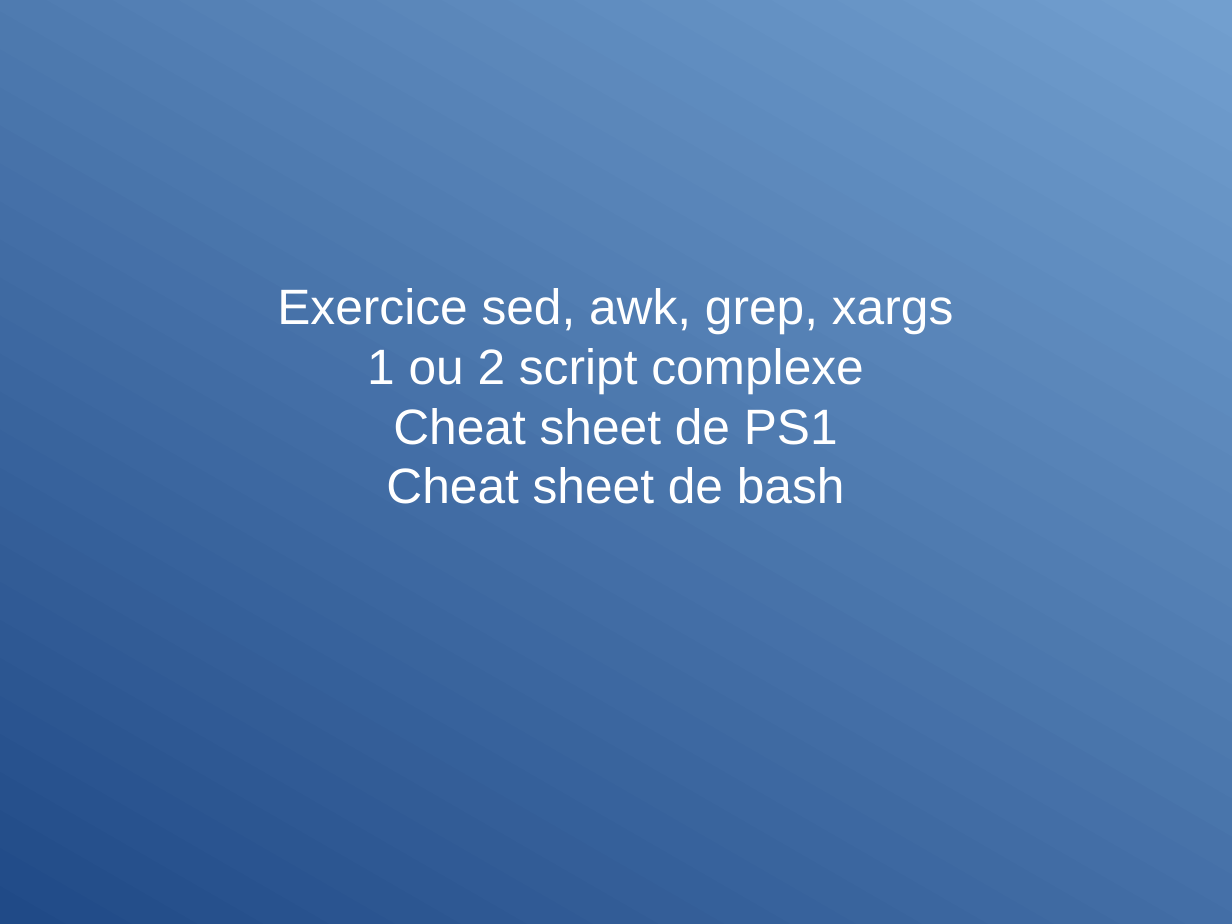
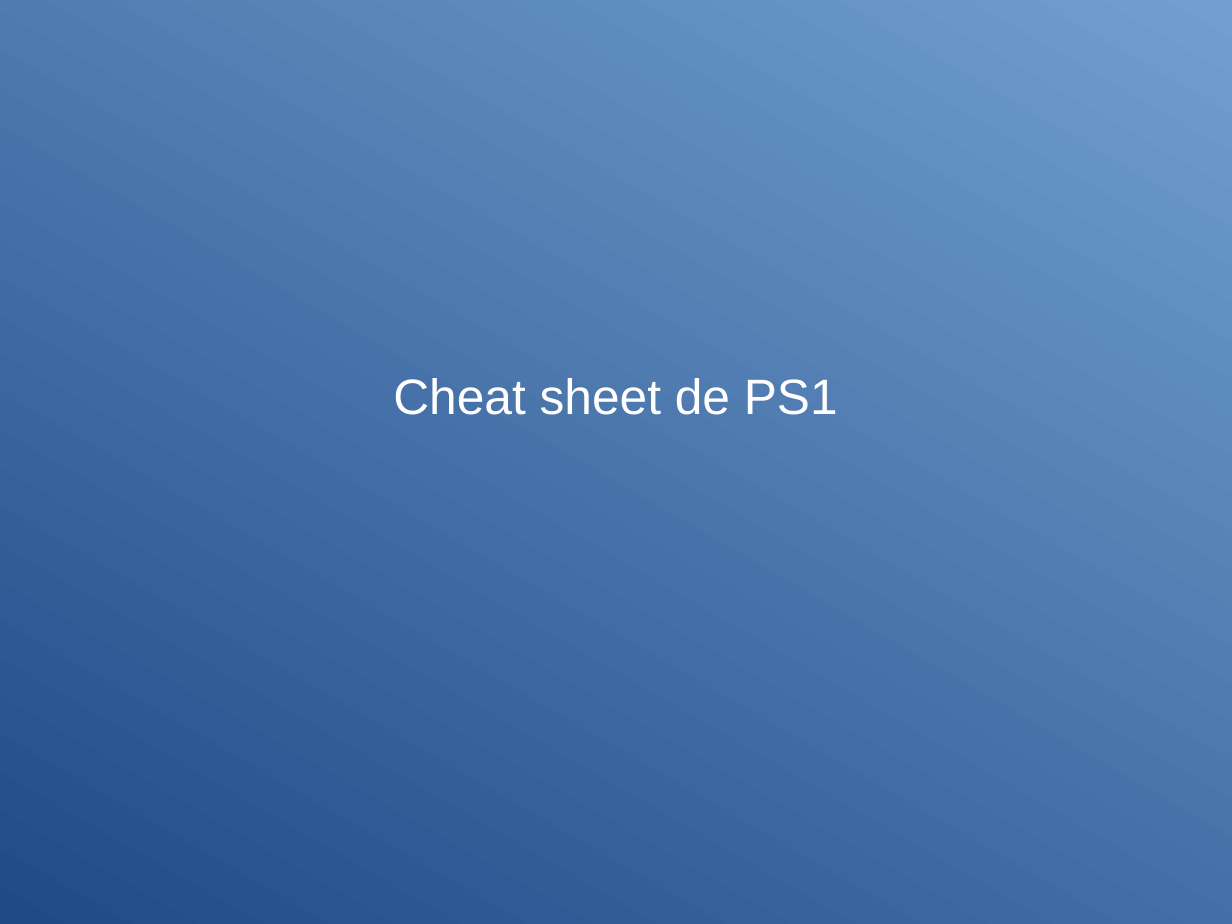
Before and after one commit to Clibre/An-introduction-to-bash, a slide deck: slide 117 of presentation.odp. Drawn at 1232x924 pixels with LibreOffice and Linux fonts; fonts in the diff are those of the drawing. Boxes give left, top, right and bottom in pixels: in the first picture for what was removed or moved away, otherwise in the second. Text is boxed around its words. In the diff, an @@ line names an element or a change of style, - is before the commit and + after.

Commit message:
correction de faute d'orthographe du pp + ajout de la cheat sheet de bash

```diff
--- a/presentation.odp
+++ b/presentation.odp
@@ subtitle at (277,288,953,394): paragraphs removed @@
-Exercice sed, awk, grep, xargs
-1 ou 2 script complexe
@@ subtitle at (386,467,845,504): paragraph removed @@
-Cheat sheet de bash
```
Also in this commit, not shown: 20 other slides changed, 1 slide added, 1 slide removed, 2 other files.
